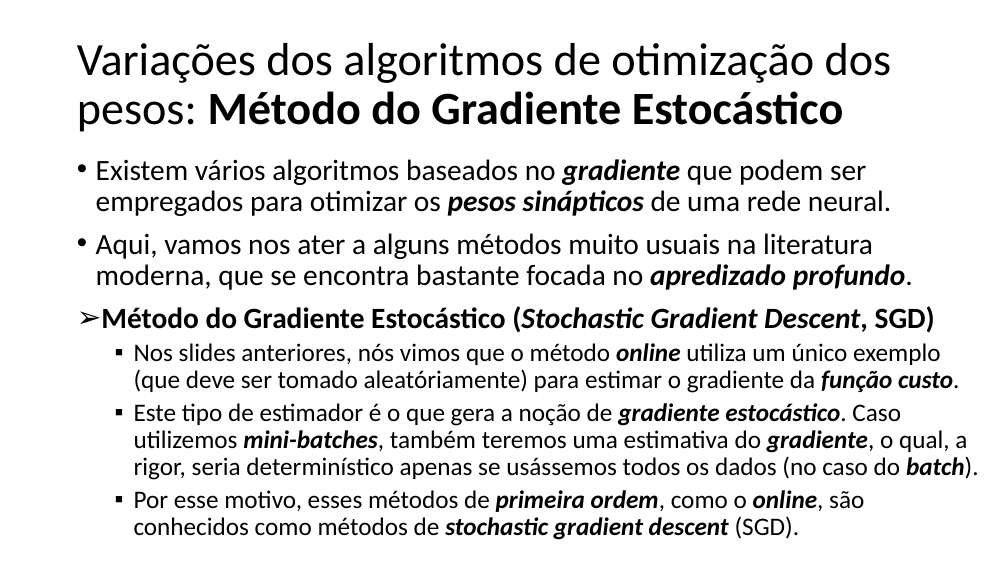
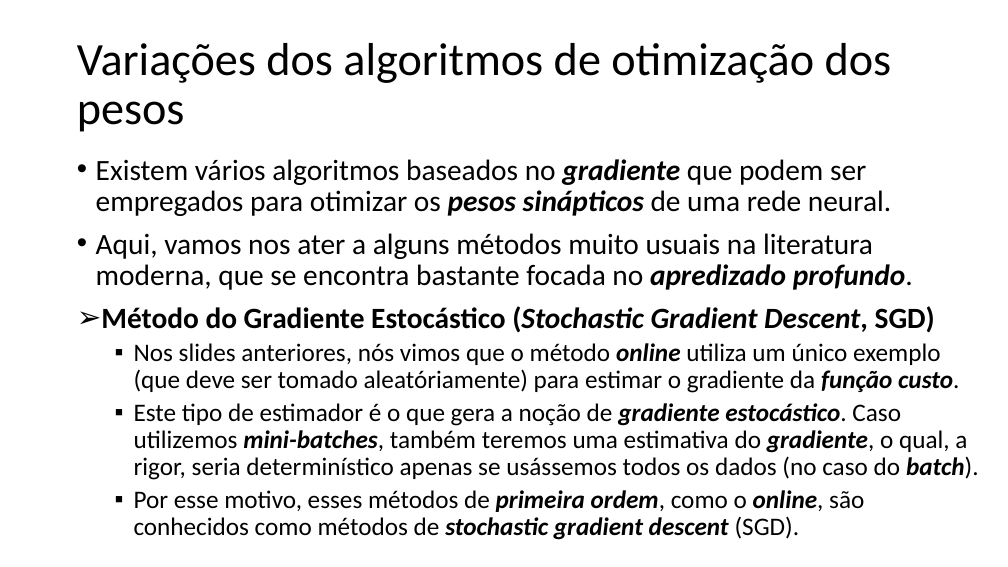
Before and after one commit to zz4fap/t320_aprendizado_de_maquina, a slide deck: slide 9 of slides/T320_Redes_Neurais_Artificiais (Parte IV).pptx. Drawn at 1008x567 pixels with LibreOffice and Linux fonts; fonts in the diff are those of the drawing. Boxes give left, top, right and bottom in pixels: in the first picture for what was removed or moved away, otherwise in the second. Text is boxed around its words. In the diff, an @@ line names an element or a change of style, - is before the commit and + after.

```diff
--- a/slides/T320_Redes_Neurais_Artificiais (Parte IV).pptx
+++ b/slides/T320_Redes_Neurais_Artificiais (Parte IV).pptx
@@ title at bbox=[77, 43, 892, 132]: text changed @@
-Variações dos algoritmos de otimização dos pesos: Método do Gradiente Estocástico
+Variações dos algoritmos de otimização dos pesos
```
Also in this commit, not shown: 9 other slides changed, 1 slide removed.
